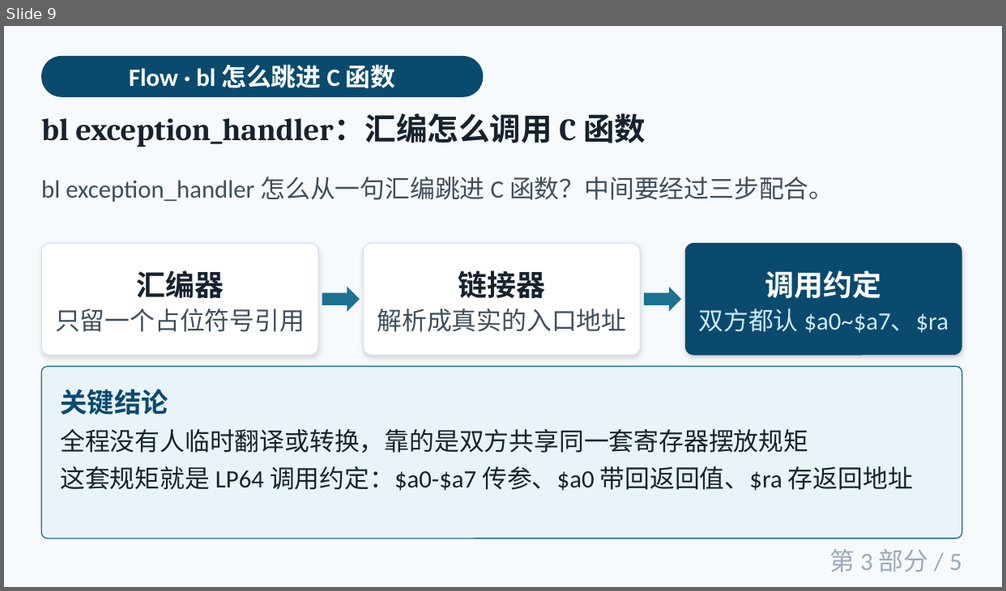
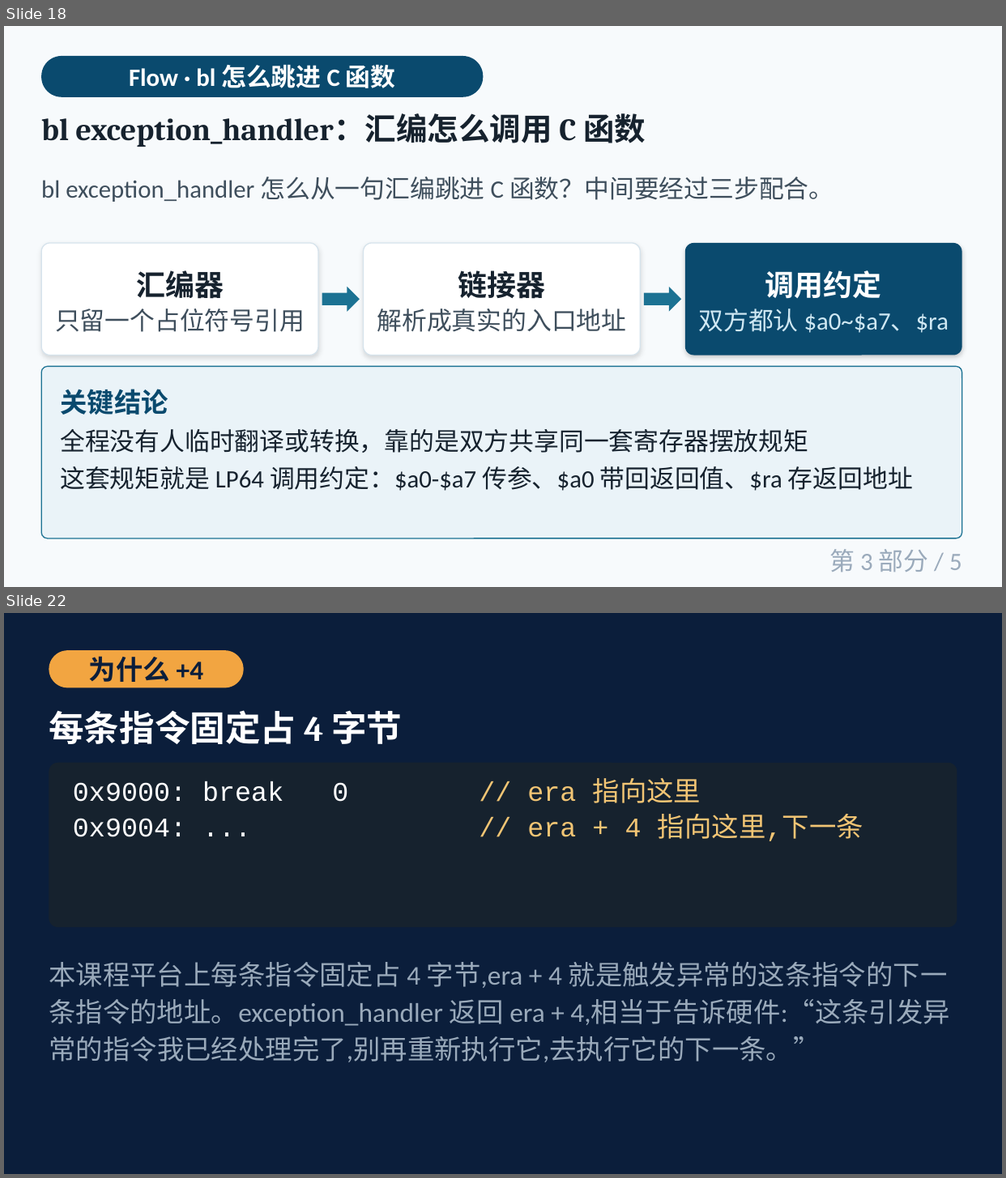
Before and after one commit to cxi218447-byte/miniOS, a slide deck: docs/09/week09_异常与中断_第1-2部分.pptx. Shown one above the other, each under a label of ours: slide 9 before the commit, slides 18 and 22 after it; the slides between them are not shown. The pictures are 1006x591 and 1006x1178 pixels, drawn with LibreOffice and Linux fonts; fonts in the diff are those of the drawing. Boxes give left, top, right and bottom in pixels: in the first picture for what was removed or moved away, otherwise in the second. Text is boxed around its words. In the diff, an @@ line names an element or a change of style, - is before the commit and + after.

```diff
--- a/docs/09/week09_异常与中断_第1-2部分.pptx
+++ b/docs/09/week09_异常与中断_第1-2部分.pptx
@@ slide 22 added at <box>4,613,1002,1174</box>, background #0B1E3B @@
@@ rounded rectangle added at <box>49,650,244,688</box>, fill #F2A541 @@
@@ text added at <box>89,656,203,682</box>, 26 pt, text #0B1E3B, bold @@
+为什么 +4
@@ text added at <box>49,710,402,744</box>, 34 pt, text #FFFFFF, bold @@
+每条指令固定占 4 字节
@@ rounded rectangle added at <box>49,763,957,927</box>, fill #16222E @@
@@ text added at <box>73,778,863,841</box>, 26 pt, text #F2C574 @@
+0x9000: break 0 // era 指向这里
+0x9004: ... // era + 4 指向这里,下一条
@@ text added at <box>49,962,950,1063</box>, 26 pt, text #9AAABB @@
+本课程平台上每条指令固定占 4 字节,era + 4 就是触发异常的这条指令的下一条指令的地址。exception_handler 返回 era + 4,相当于告诉硬件:“这条引发异常的指令我已经处理完了,别再重新执行它,去执行它的下一条。”
@@ what was slide 9 is now slide 18 @@
```
Also in this commit, not shown: 4 slides changed, 40 other slides added, 8 slides removed, 6 other files.
